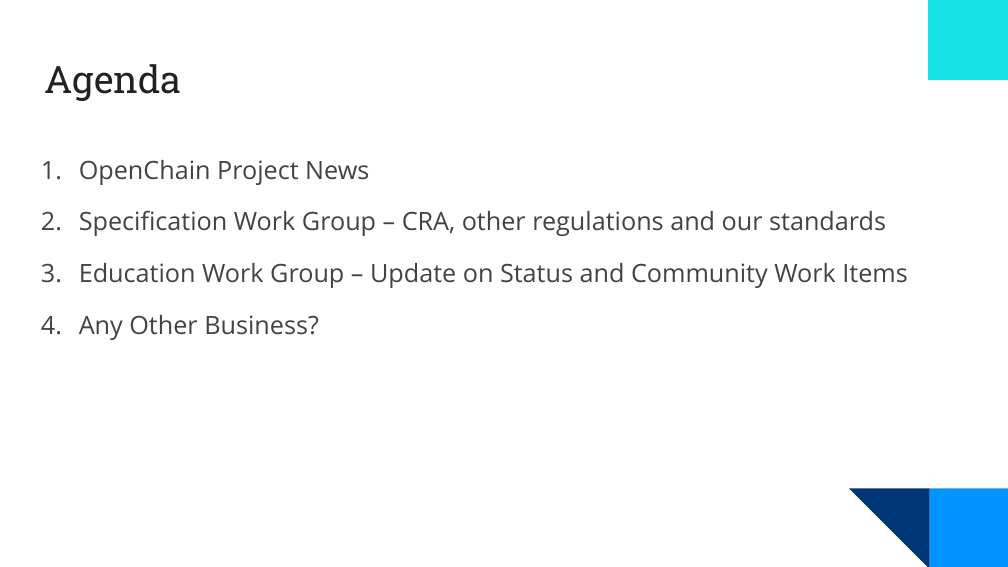
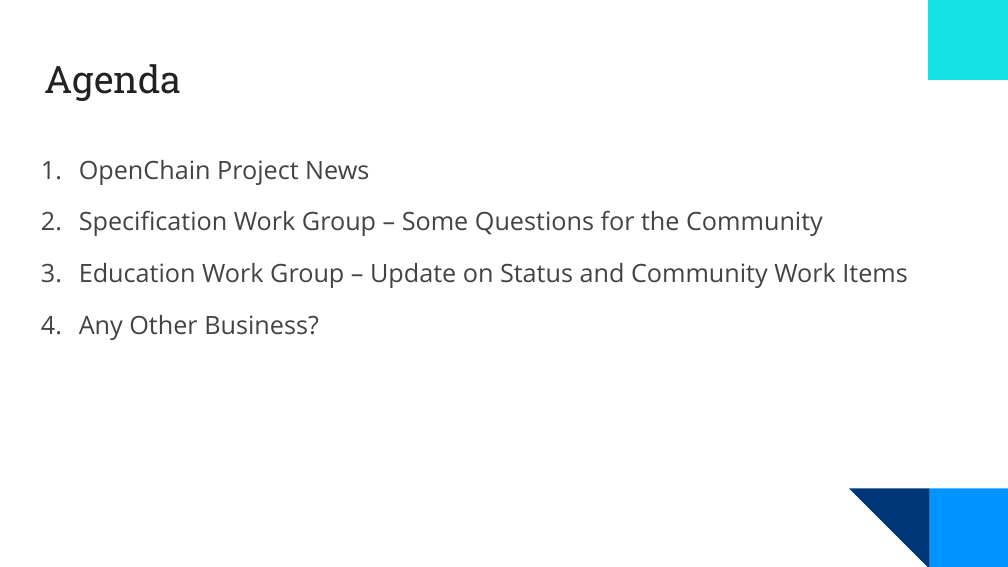
Before and after one commit to OpenChain-Project/Meeting-Slides, a slide deck: slide 3 of 2025/specification-education-monthly/2025-10-Europe-NA.pptx. Drawn at 1008x567 pixels with LibreOffice and Linux fonts; fonts in the diff are those of the drawing; background and template pictures are left out. Boxes give left, top, right and bottom in pixels: in the first picture for what was removed or moved away, otherwise in the second. Text is boxed around its words. In the diff, an @@ line names an element or a change of style, - is before the commit and + after.

```diff
--- a/2025/specification-education-monthly/2025-10-Europe-NA.pptx
+++ b/2025/specification-education-monthly/2025-10-Europe-NA.pptx
@@ text at <box>79,210,823,236</box>: text changed @@
-2. Specification Work Group – CRA, other regulations and our standards
+2. Specification Work Group – Some Questions for the Community
```
Also in this commit, not shown: 6 other slides changed, 1 other file.
